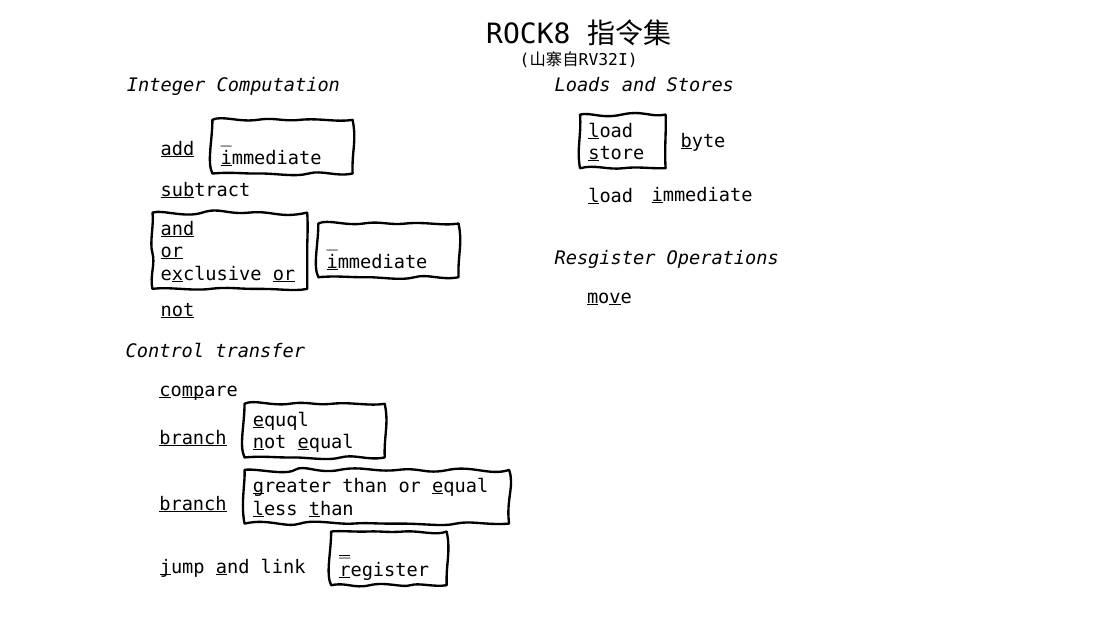
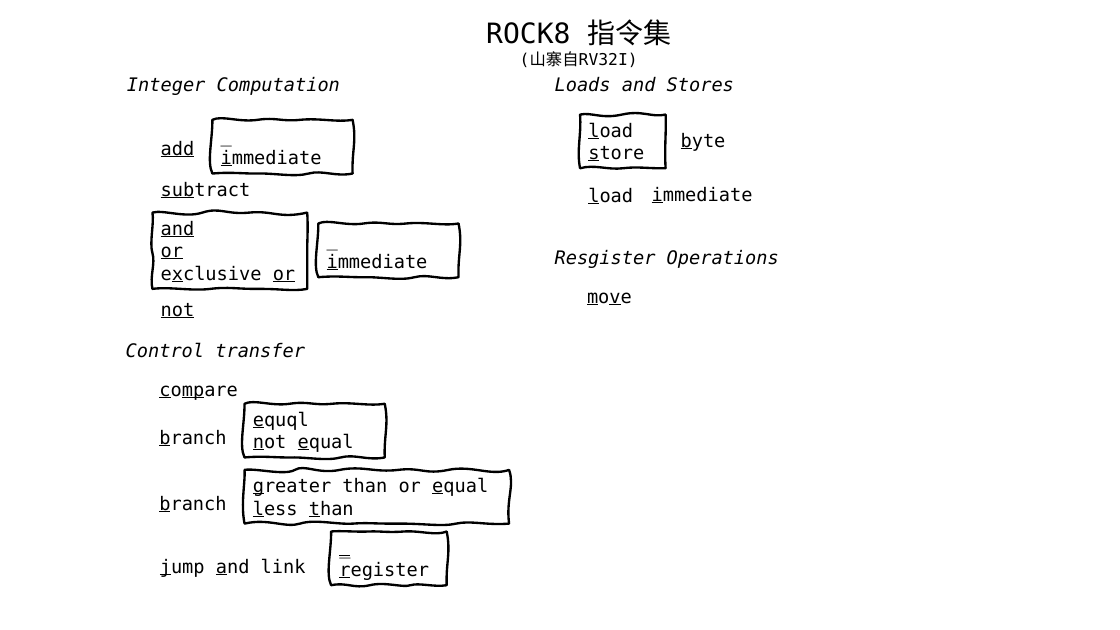
Before and after one commit to RockRockWhite/8-bits-CPU, a slide deck: slide 1 of docs/instruction set.pptx. Drawn at 1120x630 pixels with LibreOffice and Linux fonts; fonts in the diff are those of the drawing. Boxes give left, top, right and bottom in pixels: in the first picture for what was removed or moved away, otherwise in the second. Text is boxed around its words. In the diff, an @@ line names an element or a change of style, - is before the commit and + after.

```diff
--- a/docs/instruction set.pptx
+++ b/docs/instruction set.pptx
@@ text "branch" at (x1=159, y1=429, x2=226, y2=446): underline off in "branch" @@
@@ text "branch" at (x1=159, y1=495, x2=226, y2=512): underline off in "branch" @@
```
Also in this commit, not shown: 6 other files.
